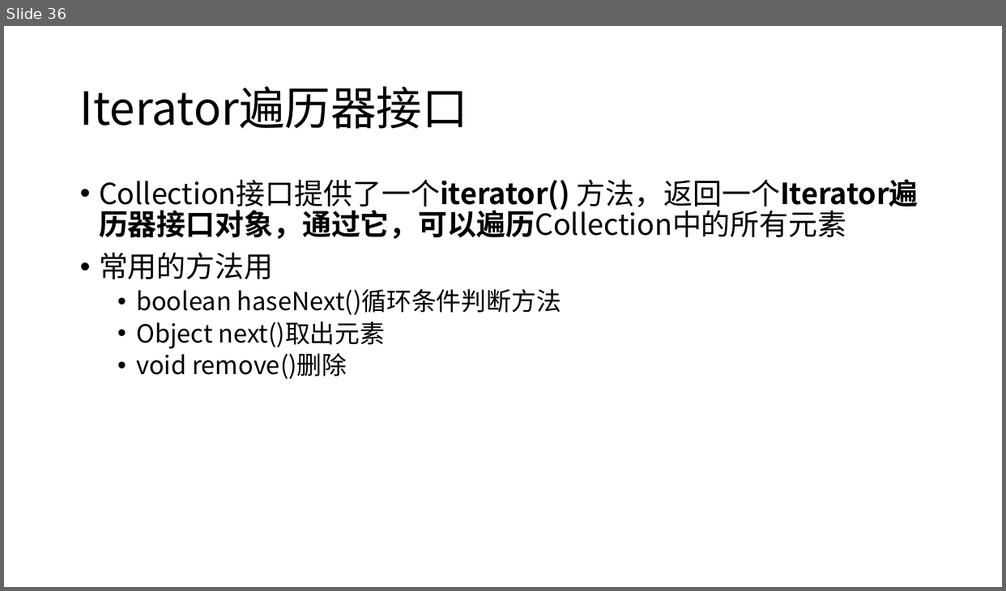
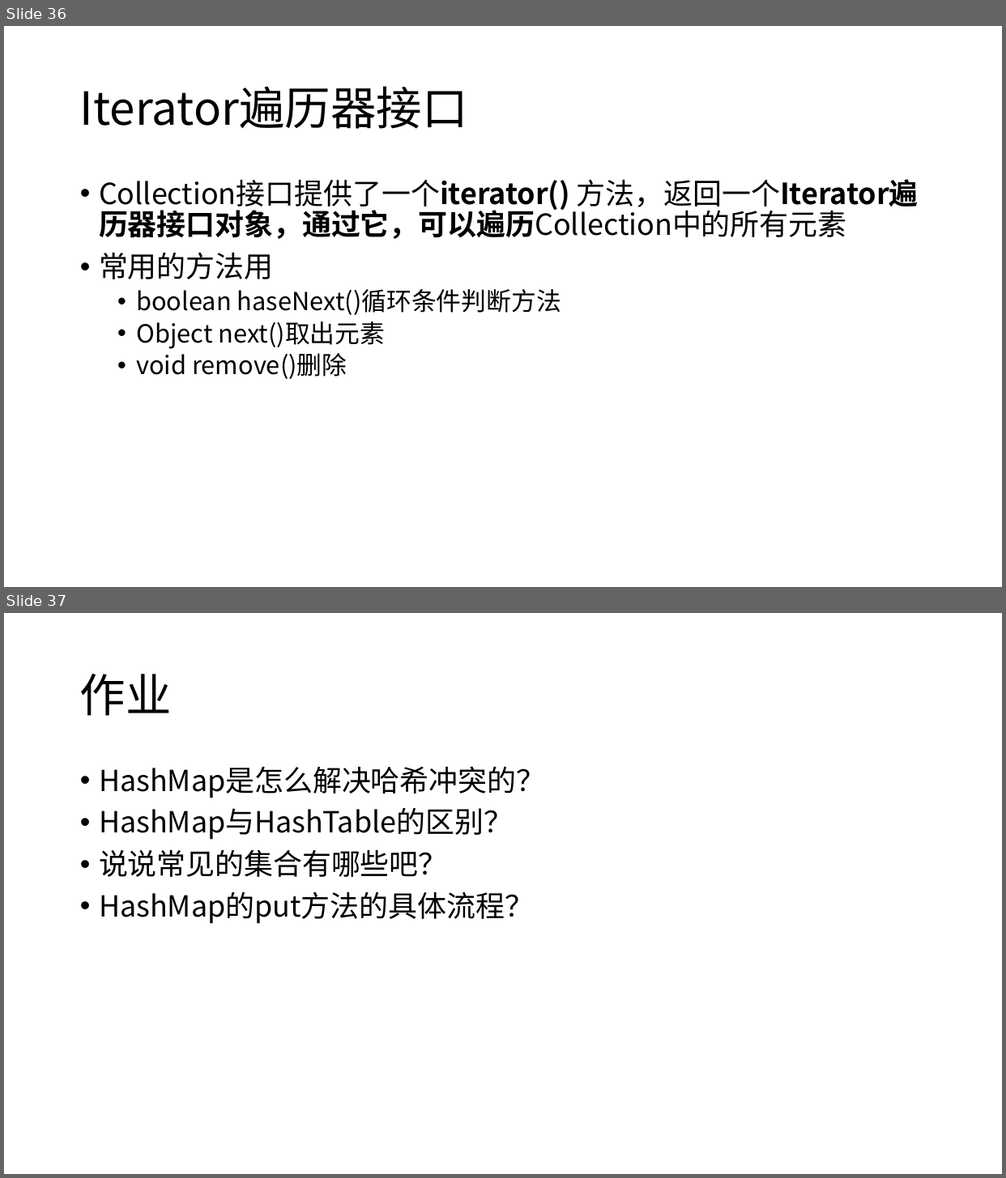
Before and after one commit to j-w-huang/oop, a slide deck: ch5/第五章 part1.pptx. Shown one above the other, each under a label of ours: slide 36 before the commit, slides 36 and 37 after it. The pictures are 1006x591 and 1006x1178 pixels, drawn with LibreOffice and Linux fonts; fonts in the diff are those of the drawing. Boxes give left, top, right and bottom in pixels: in the first picture for what was removed or moved away, otherwise in the second. Text is boxed around its words. In the diff, an @@ line names an element or a change of style, - is before the commit and + after.

```diff
--- a/ch5/第五章 part1.pptx
+++ b/ch5/第五章 part1.pptx
@@ slide 37 added at (x1=4, y1=613, x2=1002, y2=1174), background #FFFFFF @@
@@ title added at (x1=80, y1=674, x2=172, y2=716), 44 pt, text #000000 @@
+作业
@@ text added at (x1=99, y1=766, x2=545, y2=924), 28 pt, text #000000 @@
+• HashMap是怎么解决哈希冲突的？
+• HashMap与HashTable的区别？
+• 说说常见的集合有哪些吧？
+• HashMap的put方法的具体流程？
```
Also in this commit, not shown: 1 slide removed, 4 other files.
